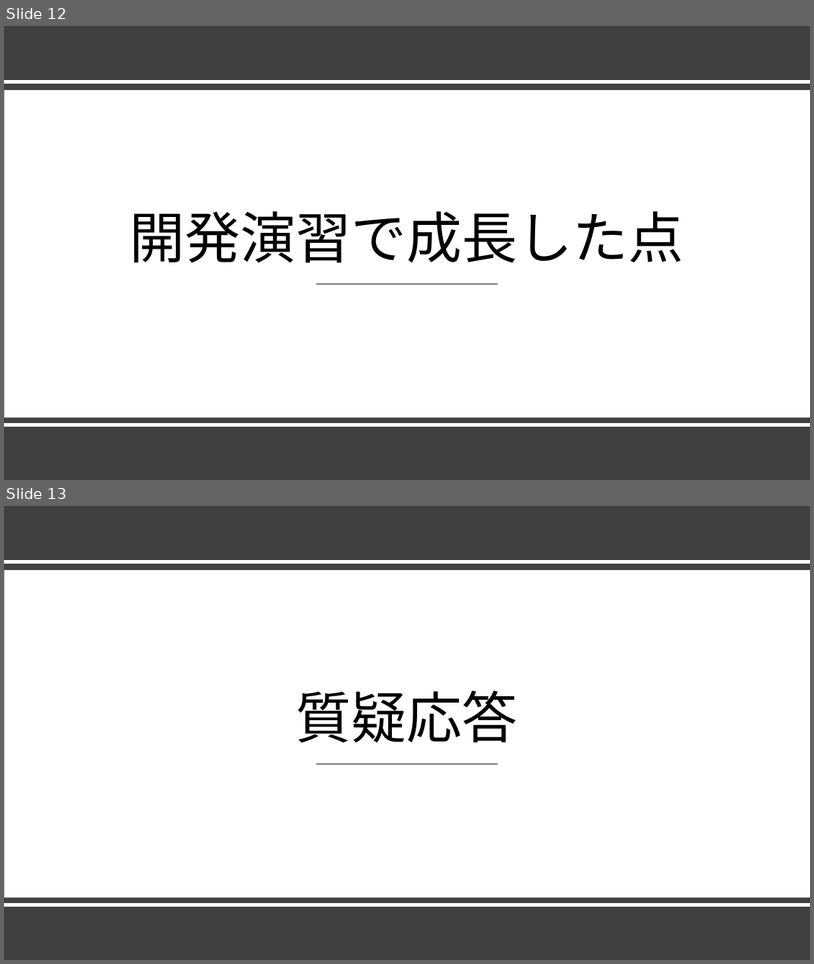
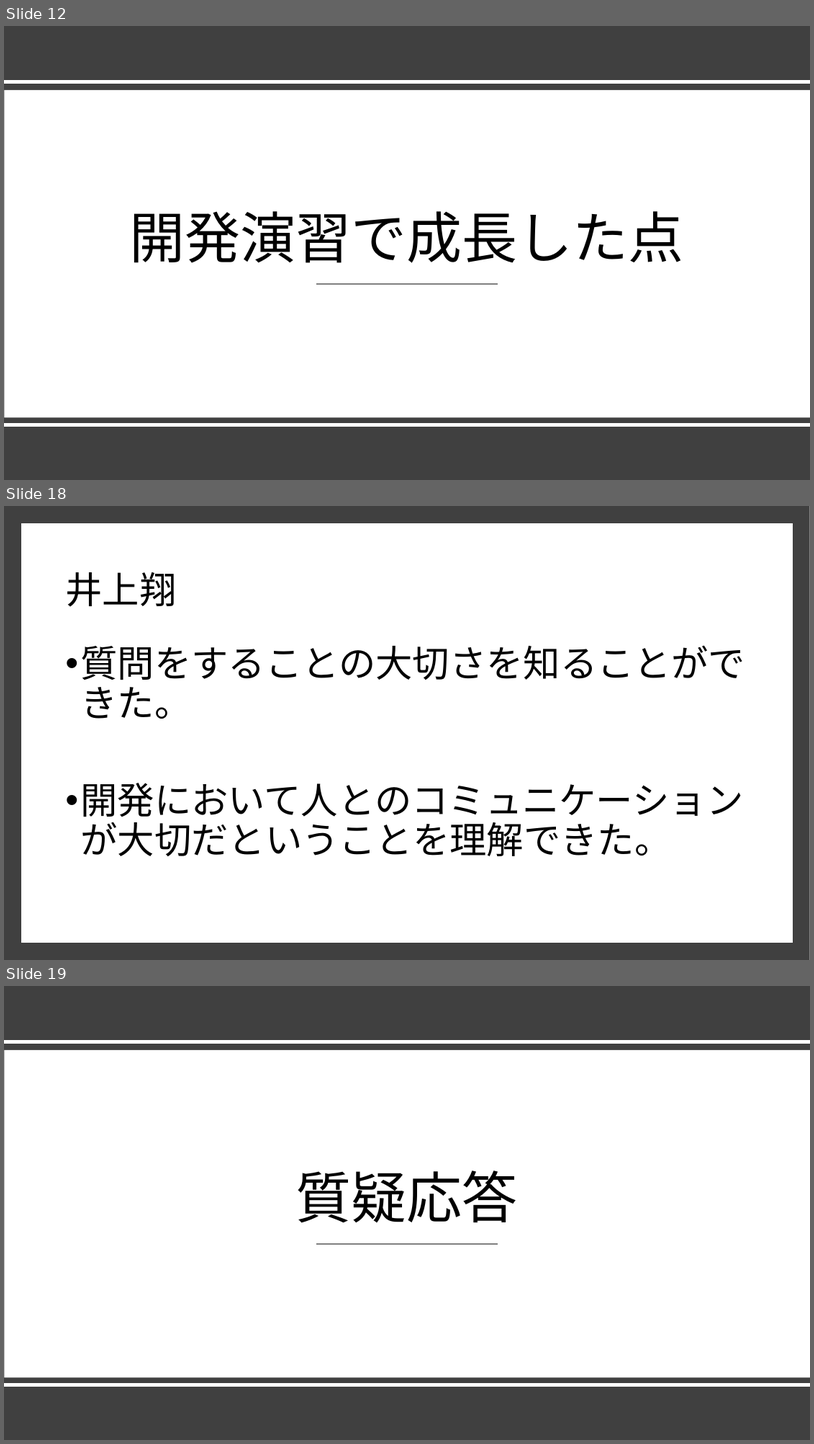
Before and after one commit to dojo2022/E-4, a slide deck: E4_配布資料/研修結果発表パワーポイント.pptx. Shown one above the other, each under a label of ours: slides 12 and 13 before the commit, slides 12, 18 and 19 after it; the slides between them are not shown. The pictures are 814x964 and 814x1444 pixels, drawn with LibreOffice and Linux fonts; fonts in the diff are those of the drawing. Boxes give left, top, right and bottom in pixels: in the first picture for what was removed or moved away, otherwise in the second. Text is boxed around its words. In the diff, an @@ line names an element or a change of style, - is before the commit and + after.

```diff
--- a/E4_配布資料/研修結果発表パワーポイント.pptx
+++ b/E4_配布資料/研修結果発表パワーポイント.pptx
@@ slide 18 added at (x1=4, y1=506, x2=810, y2=960), background #FFFFFF @@
@@ rectangle added at (x1=4, y1=506, x2=810, y2=960), fill #404040 @@
@@ rectangle added at (x1=25, y1=527, x2=790, y2=939), fill #FFFFFF, outline #FFFFFF 10 pt @@
@@ title added at (x1=65, y1=572, x2=176, y2=607), 44 pt, text #000000 @@
+井上翔
@@ text added at (x1=80, y1=645, x2=745, y2=856), 44 pt, text #000000 @@
+• 質問をすることの大切さを知ることができた。
+• 開発において人とのコミュニケーションが大切だということを理解できた。
@@ what was slide 13 is now slide 19 @@
```
Also in this commit, not shown: 2 slides changed, 5 other slides added.
